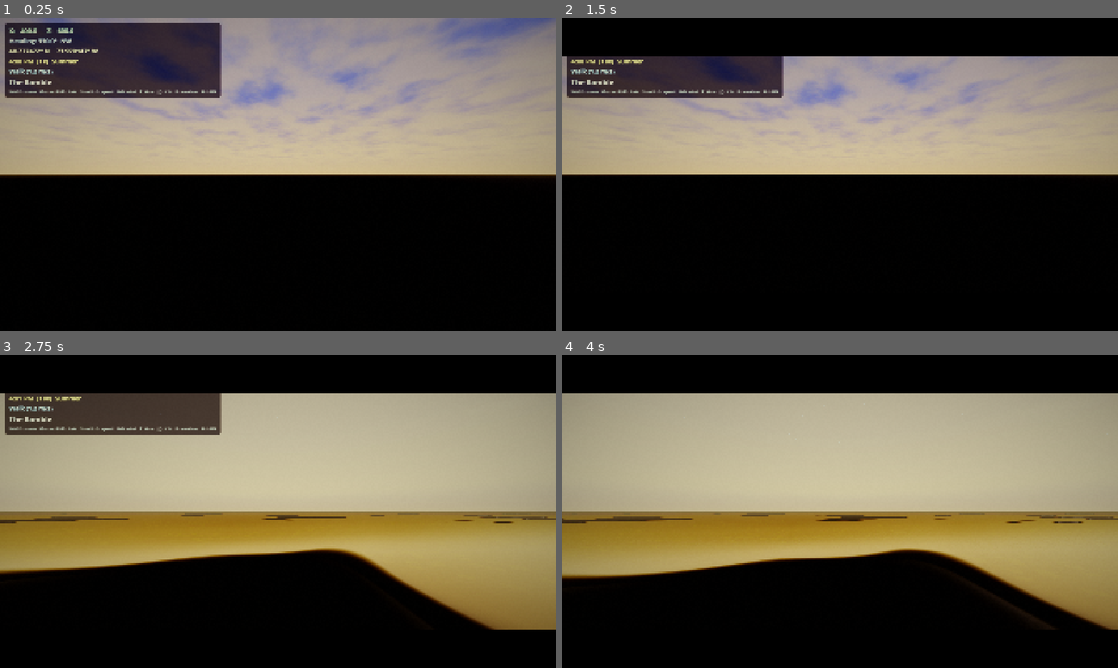
Above: before the commit, frames 1-4 (two rows, left to right).
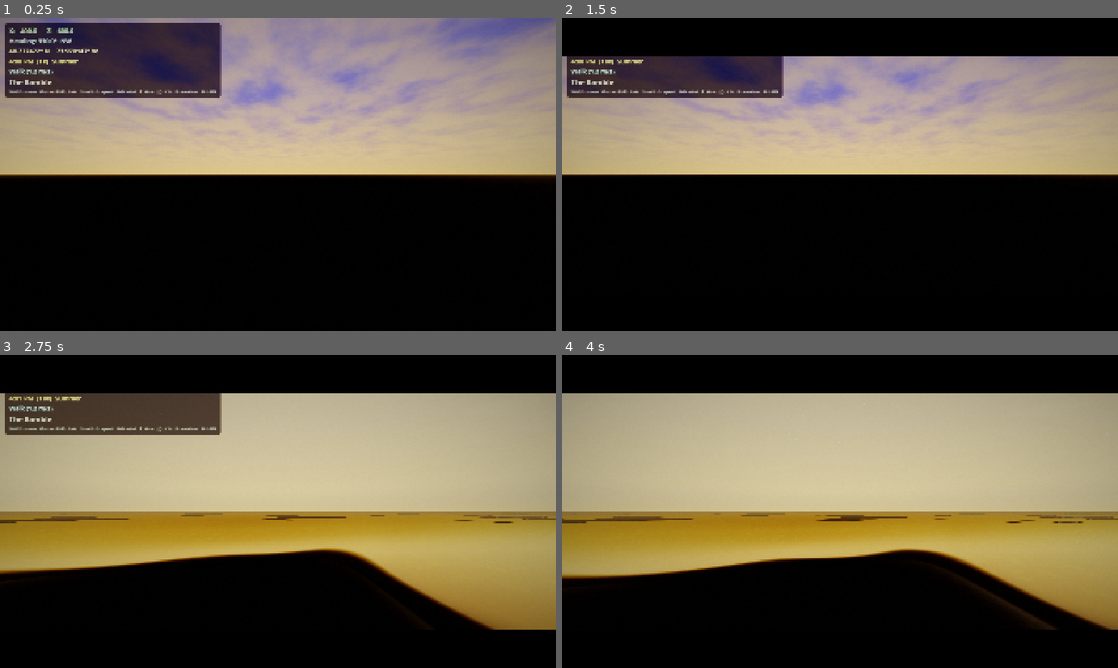
Above: after the commit, the same moments.

Repository: Central-Park-Walk/central-park-walk
Game: Godot game, scene res://main.tscn
Same seed, same stepped clock (60 frames per second), same inputs: the game is played once before the commit and once after it.
Inputs (mouse positions are in pixels of both pictures, inside the frame that each line leads up to):
- Up to frame 1 (0.25 s): no input
- Up to frame 2 (1.5 s): tap Enter at 0.5 s; move the mouse to (962, 158) at 0.52 s; hold D 0.53-1.28 s; tap T at 0.6 s; click (962, 158) at 0.67 s; tap Space at 1.25 s; move the mouse to (728, 190) at 1.27 s; hold S from 1.28 s (still down); tap L at 1.35 s
- Up to frame 3 (2.75 s): tap Enter at 2 s; move the mouse to (333, 442) at 2.02 s; release S at 2.03 s; hold D from 2.03 s (still down); tap P at 2.1 s
- Up to frame 4 (4 s): move the mouse to (812, 574) at 2.77 s; release D at 2.78 s; hold W 2.78-3.53 s; tap G at 2.85 s; click (812, 574) at 2.92 s; move the mouse to (1006, 558) at 3.52 s; hold A from 3.53 s (still down); tap H at 3.6 s

The runs differ from the first frame. In frame 1, 0.4% of the frame differs, in the area x 0-100%, y 50-51%; in frame 2, less than 0.1%; in frame 3, less than 0.1%; in frame 4, less than 0.1%.

Commit message:
Golden hour bloom + warmer sunrise/sunset atmosphere
Enable glow at golden hour (was disabled: glow_intensity 0→0.5) for
warm atmospheric bloom on sunlit surfaces. Deepen sunset sky colors,
increase saturation/contrast, add stronger aerial perspective fog.
Sunrise similarly enhanced with soft morning bloom. These are the most
photogenic moments in Central Park — the skyline catching fire.

Co-Authored-By: Claude Opus 4.6 <noreply@anthropic.com>

Diff:
--- a/main.gd
+++ b/main.gd
@@ -1004,46 +1004,48 @@
 	})
 
 	# ---- 6.5  Sunrise / Golden hour ----
+	# Morning light from the east bathes the Fifth Avenue buildings in gold,
+	# long shadows stretch westward across the lawns, mist rises from the ponds.
 	_keyframes.append({
 		"hour": 6.5,
-		"sky_top":        Color(0.25, 0.38, 0.62),
-		"sky_horizon":    Color(0.68, 0.50, 0.38),
+		"sky_top":        Color(0.28, 0.42, 0.68),
+		"sky_horizon":    Color(0.75, 0.52, 0.35),    # richer sunrise glow
 		"gnd_bottom":     Color(0.10, 0.08, 0.06),
-		"gnd_horizon":    Color(0.42, 0.32, 0.22),
-		"ambient_color":  Color(0.45, 0.35, 0.25),
-		"ambient_energy": 0.60,
-		"exposure":       0.70,
-		"white":          6.0,
-		"glow_intensity": 0.0,
-		"glow_bloom":     0.0,
-		"glow_strength":  0.0,
-		"glow_threshold": 2.0,
-		"glow_cap":       10.0,
+		"gnd_horizon":    Color(0.46, 0.34, 0.22),
+		"ambient_color":  Color(0.48, 0.38, 0.26),
+		"ambient_energy": 0.65,
+		"exposure":       0.72,
+		"white":          5.5,
+		"glow_intensity": 0.45,   # soft morning bloom
+		"glow_bloom":     0.05,
+		"glow_strength":  0.5,
+		"glow_threshold": 0.70,
+		"glow_cap":       6.0,
 		"ssao_radius":    1.5,
 		"ssao_intensity": 2.5,
 		"ssao_power":     1.8,
 		"ssil_intensity": 0.7,
-		"saturation":     1.08,
+		"saturation":     1.12,
 		"contrast":       1.08,
-		"brightness":     0.90,
-		"fog_color":      Color(0.55, 0.42, 0.34),
-		"fog_energy":     0.6,
-		"fog_scatter":    0.20,
-		"fog_density":    0.0003,
-		"fog_aerial":     0.15,
+		"brightness":     0.92,
+		"fog_color":      Color(0.58, 0.44, 0.34),
+		"fog_energy":     0.65,
+		"fog_scatter":    0.25,
+		"fog_density":    0.0004,
+		"fog_aerial":     0.18,
 		"fog_sky_affect": 0.3,
-		"sun_energy":     0.85,
-		"sun_color":      Color(1.0, 0.72, 0.38),
-		"sun_pitch":      -15.0,
+		"sun_energy":     0.90,
+		"sun_color":      Color(1.0, 0.70, 0.35),
+		"sun_pitch":      -12.0,
 		"sun_yaw":        -95.0,
 		"shadow_dist":    250.0,
 		"lamp_emission":  0.0,
-		"vol_fog_density":    0.0003,
-		"vol_fog_anisotropy": 0.85,
-		"cloud_coverage":     0.55,
-		"cloud_density":      0.60,
-		"cloud_color_top":    Color(0.92, 0.88, 0.78),
-		"cloud_color_bottom": Color(0.48, 0.40, 0.32),
+		"vol_fog_density":    0.0004,
+		"vol_fog_anisotropy": 0.88,
+		"cloud_coverage":     0.50,
+		"cloud_density":      0.55,
+		"cloud_color_top":    Color(0.95, 0.85, 0.72),   # gold-lit cloud tops
+		"cloud_color_bottom": Color(0.52, 0.42, 0.32),
 		"cloud_speed":        0.004,
 	})
 
@@ -1092,46 +1094,48 @@
 	})
 
 	# ---- 19.0  Sunset / Golden hour ----
+	# The most photogenic time in Central Park — warm light raking across meadows,
+	# long shadows, golden tree canopy, NYC skyline silhouettes catching fire.
 	_keyframes.append({
 		"hour": 19.0,
-		"sky_top":        Color(0.25, 0.22, 0.38),
-		"sky_horizon":    Color(0.72, 0.46, 0.30),
-		"gnd_bottom":     Color(0.08, 0.06, 0.04),
-		"gnd_horizon":    Color(0.42, 0.32, 0.20),
-		"ambient_color":  Color(0.48, 0.38, 0.26),
-		"ambient_energy": 0.80,
-		"exposure":       0.70,
-		"white":          6.0,
-		"glow_intensity": 0.0,
-		"glow_bloom":     0.0,
-		"glow_strength":  0.0,
-		"glow_threshold": 2.0,
-		"glow_cap":       8.0,
+		"sky_top":        Color(0.28, 0.22, 0.42),   # deeper purple above
+		"sky_horizon":    Color(0.82, 0.50, 0.28),    # richer orange at horizon
+		"gnd_bottom":     Color(0.10, 0.07, 0.04),
+		"gnd_horizon":    Color(0.48, 0.35, 0.20),    # warm ground reflection
+		"ambient_color":  Color(0.52, 0.40, 0.26),    # warmer ambient fill
+		"ambient_energy": 0.85,
+		"exposure":       0.72,
+		"white":          5.5,
+		"glow_intensity": 0.5,   # warm atmospheric bloom — golden hour glow
+		"glow_bloom":     0.06,
+		"glow_strength":  0.6,
+		"glow_threshold": 0.65,
+		"glow_cap":       6.0,
 		"ssao_radius":    2.0,
 		"ssao_intensity": 1.8,
 		"ssao_power":     1.9,
 		"ssil_intensity": 0.8,
-		"saturation":     1.10,
-		"contrast":       1.08,
-		"brightness":     0.92,
-		"fog_color":      Color(0.68, 0.52, 0.38),
-		"fog_energy":     0.6,
-		"fog_scatter":    0.25,
-		"fog_density":    0.0004,
-		"fog_aerial":     0.18,
-		"fog_sky_affect": 0.3,
-		"sun_energy":     0.85,
-		"sun_color":      Color(1.0, 0.68, 0.35),
-		"sun_pitch":      -15.0,
+		"saturation":     1.15,   # more vivid colors in golden light
+		"contrast":       1.10,   # richer contrast with long shadows
+		"brightness":     0.93,
+		"fog_color":      Color(0.72, 0.52, 0.35),    # warmer haze
+		"fog_energy":     0.7,
+		"fog_scatter":    0.30,    # more atmospheric scatter
+		"fog_density":    0.0005,
+		"fog_aerial":     0.22,    # stronger aerial perspective
+		"fog_sky_affect": 0.35,
+		"sun_energy":     0.95,    # stronger low sun
+		"sun_color":      Color(1.0, 0.65, 0.30),     # deeper amber
+		"sun_pitch":      -12.0,   # lower sun angle for longer shadows
 		"sun_yaw":        95.0,
-		"shadow_dist":    220.0,
+		"shadow_dist":    250.0,
 		"lamp_emission":  0.0,  # lamps off until after sunset (ramp 19h→21h)
-		"vol_fog_density":    0.0004,
-		"vol_fog_anisotropy": 0.88,
-		"cloud_coverage":     0.65,
-		"cloud_density":      0.60,
-		"cloud_color_top":    Color(0.78, 0.55, 0.42),
-		"cloud_color_bottom": Color(0.50, 0.28, 0.18),
+		"vol_fog_density":    0.0005,
+		"vol_fog_anisotropy": 0.92,  # stronger forward scatter (sun halo)
+		"cloud_coverage":     0.60,
+		"cloud_density":      0.55,
+		"cloud_color_top":    Color(0.85, 0.55, 0.38),  # golden-lit cloud tops
+		"cloud_color_bottom": Color(0.55, 0.30, 0.18),  # warm undersides
 		"cloud_speed":        0.004,
 	})
 
